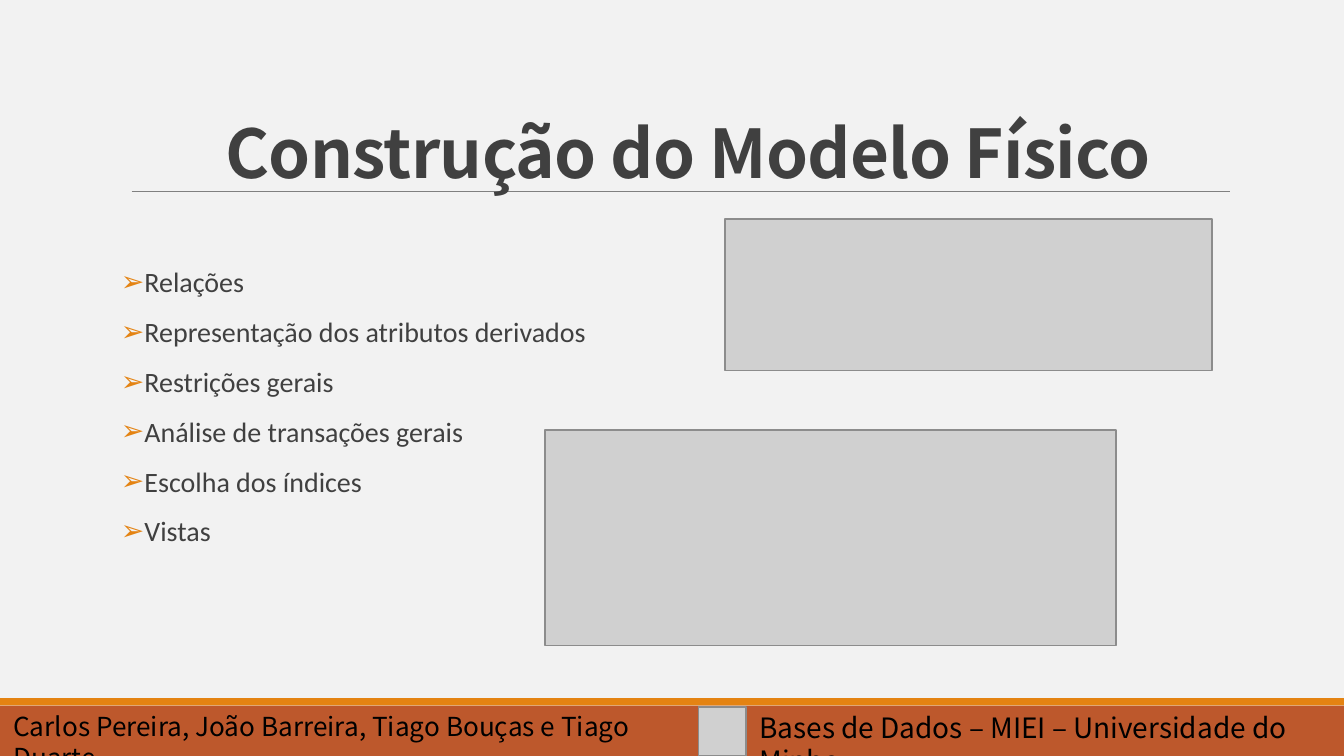
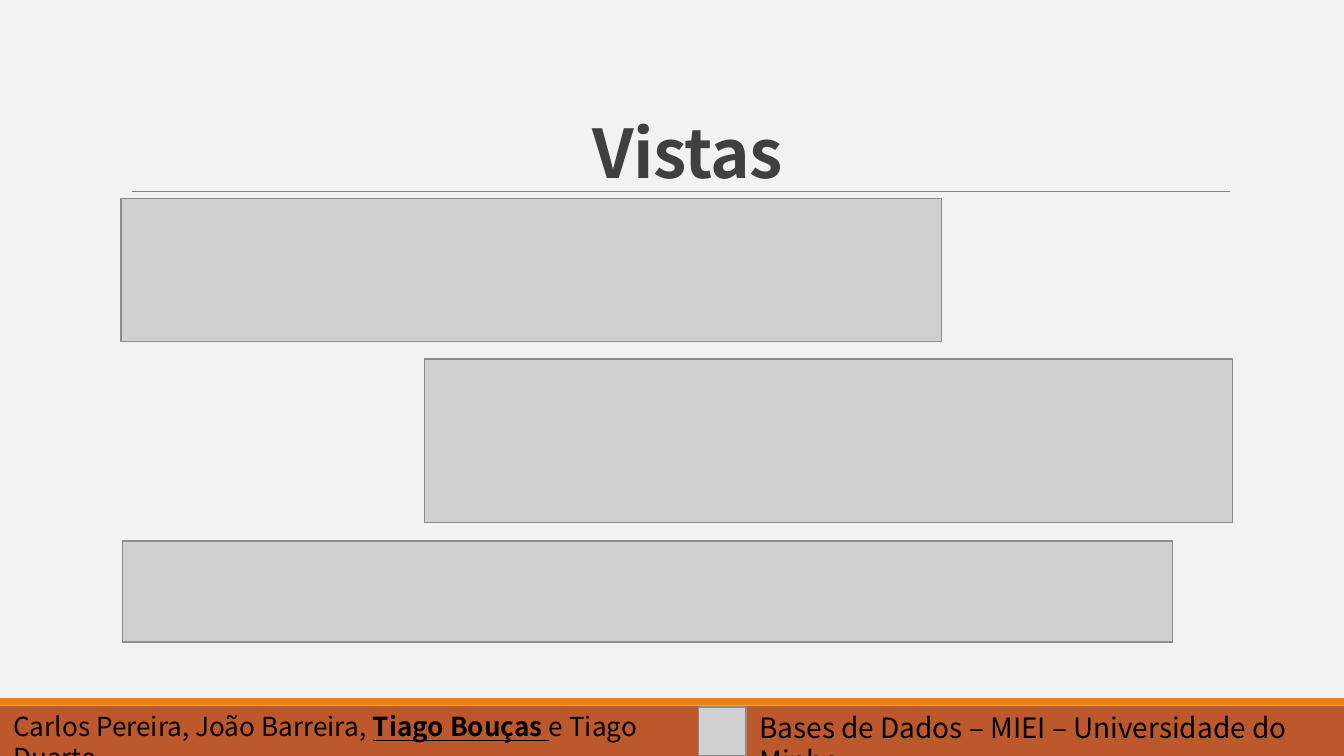
Before and after one commit to barreira/bd-1617, a slide deck: slide 9 of Slides_apresentação.pptx (slide 10 before the commit). Drawn at 1344x756 pixels with LibreOffice and Linux fonts; fonts in the diff are those of the drawing; grey boxes stand for pictures. Boxes give left, top, right and bottom in pixels: in the first picture for what was removed or moved away, otherwise in the second. Text is boxed around its words. In the diff, an @@ line names an element or a change of style, - is before the commit and + after.

```diff
--- a/Slides_apresentação.pptx
+++ b/Slides_apresentação.pptx
@@ title at [593, 123, 783, 192]: text changed @@
-Construção do Modelo Físico
+Vistas
@@ picture added at [121, 199, 941, 341] @@
@@ picture removed at [724, 219, 1211, 370] @@
@@ text removed at [144, 272, 586, 541] @@
-➢ Relações
-➢ Representação dos atributos derivados
-➢ Restrições gerais
-➢ Análise de transações gerais
-➢ Escolha dos índices
-➢ Vistas
@@ picture added at [425, 359, 1232, 523] @@
@@ picture removed at [546, 430, 1117, 645] @@
@@ picture added at [122, 542, 1172, 642] @@
@@ text "Carlos Pereira, João Barreira, Tiago ..." at [13, 715, 637, 743]: bold on, underline on in "Tiago Bouças" @@
```
Also in this commit, not shown: 11 other slides changed, 4 slides added.
